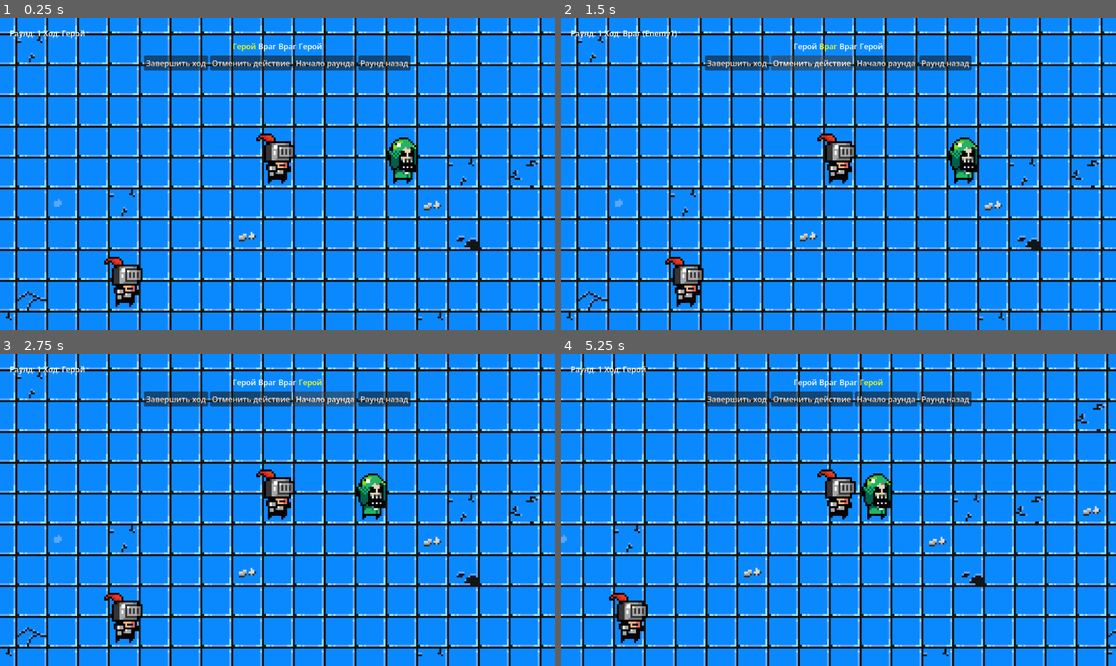
Above: before the commit, frames 1-4 (two rows, left to right).
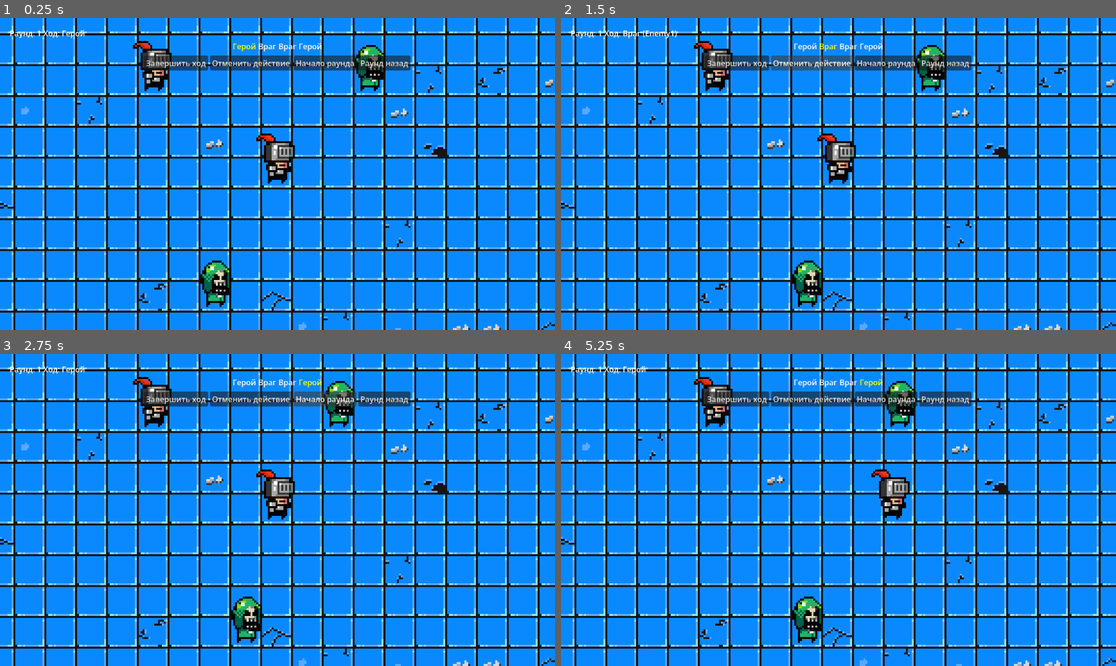
Above: after the commit, the same moments.

Repository: 2GAPUH/Vector-Zero
Game: Godot game, scene res://scenes/main_scene.tscn
Same seed, same stepped clock (60 frames per second), same inputs: the game is played once before the commit and once after it.
Inputs (mouse positions are in pixels of both pictures, inside the frame that each line leads up to):
- Up to frame 1 (0.25 s): no input
- Up to frame 2 (1.5 s): click "Завершить ход" at 0.5 s; click "Отменить действие" at 1.25 s
- Up to frame 3 (2.75 s): click "Начало раунда" at 2 s
- Up to frame 4 (5.25 s): click "Раунд назад" at 2.75 s; tap Enter at 3.5, 5 s; move the mouse to (960, 494) at 3.52 s; hold D (move_right) 3.53-4.25 s; click (960, 494) at 3.67 s; tap Space at 4.25 s; drag from (727, 525) to (838, 510) at 4.27 s; move the mouse to (894, 441) at 5.02 s; hold D (move_right) from 5.03 s (still down); click (894, 441) at 5.17 s

The runs differ from the first frame. In frame 1, 24% of the frame differs, in the area x 0-100%, y 0-100%; in frame 2, 24%; in frame 3, 24%; in frame 4, 32%.

Commit message:
New camera

Diff:
--- a/scenes/Hero.tscn
+++ b/scenes/Hero.tscn
@@ -10,6 +10,3 @@
 position = Vector2(-1, -8)
 region_enabled = true
 region_rect = Rect2(5, 70, 20, 26)
-
-[node name="Camera2D" type="Camera2D" parent="." index="2" unique_id=885966426]
-zoom = Vector2(4, 4)
--- a/scenes/main_scene.tscn
+++ b/scenes/main_scene.tscn
@@ -4,6 +4,7 @@
 [ext_resource type="PackedScene" uid="uid://li7s6s3vfqy5" path="res://scenes/Hero.tscn" id="2_hero"]
 [ext_resource type="PackedScene" uid="uid://c188jc37oogn1" path="res://Levels/Level2.tscn" id="2_pw63i"]
 [ext_resource type="PackedScene" uid="uid://d0vvc8jpfp1fs" path="res://scenes/Enemy.tscn" id="3_7ykc4"]
+[ext_resource type="Script" uid="uid://deuh7atxj3ug5" path="res://scripts/camera_controller.gd" id="4_camera"]
 [ext_resource type="Script" uid="uid://c624clpauydlq" path="res://scripts/game_ui.gd" id="7_c16ls"]
 
 [sub_resource type="LabelSettings" id="LabelSettings_18nlu"]
@@ -13,11 +14,15 @@
 
 [node name="Level" parent="." unique_id=1067966923 instance=ExtResource("2_pw63i")]
 
+[node name="Camera" type="Camera2D" parent="." unique_id=1000000001]
+zoom = Vector2(4, 4)
+script = ExtResource("4_camera")
+
 [node name="Hero1" parent="." unique_id=189305187 instance=ExtResource("2_hero")]
-position = Vector2(-9, -40)
+position = Vector2(8, 8)
 
 [node name="Hero2" parent="." unique_id=946153565 instance=ExtResource("2_hero")]
-position = Vector2(-88, 24)
+position = Vector2(-56, -40)
 
 [node name="Enemy1" parent="." unique_id=375039919 instance=ExtResource("3_7ykc4")]
 position = Vector2(-24, 72)
@@ -36,7 +41,7 @@
 grow_vertical = 2
 script = ExtResource("7_c16ls")
 
-[node name="VBoxContainer" type="VBoxContainer" parent="CanvasLayer/GameUI" unique_id=2111893668]
+[node name="VBoxContainer" type="VBoxContainer" parent="CanvasLayer/GameUI" unique_id=2122107085]
 layout_mode = 1
 anchors_preset = 15
 anchor_right = 1.0
@@ -48,48 +53,48 @@
 grow_horizontal = 2
 grow_vertical = 2
 
-[node name="InfoContainer" type="HBoxContainer" parent="CanvasLayer/GameUI/VBoxContainer" unique_id=1894769176]
+[node name="InfoContainer" type="HBoxContainer" parent="CanvasLayer/GameUI/VBoxContainer" unique_id=1348967830]
 layout_mode = 2
 
-[node name="RoundLabel" type="Label" parent="CanvasLayer/GameUI/VBoxContainer/InfoContainer" unique_id=291062178]
+[node name="RoundLabel" type="Label" parent="CanvasLayer/GameUI/VBoxContainer/InfoContainer" unique_id=1918291346]
 layout_mode = 2
 text = "Раунд: 1"
 label_settings = SubResource("LabelSettings_18nlu")
 
-[node name="TurnLabel" type="Label" parent="CanvasLayer/GameUI/VBoxContainer/InfoContainer" unique_id=1297532587]
+[node name="TurnLabel" type="Label" parent="CanvasLayer/GameUI/VBoxContainer/InfoContainer" unique_id=1086599988]
 layout_mode = 2
 text = "Ход: Ожидание..."
 label_settings = SubResource("LabelSettings_18nlu")
 
-[node name="TurnOrderContainer" type="HBoxContainer" parent="CanvasLayer/GameUI/VBoxContainer" unique_id=1668305334]
+[node name="TurnOrderContainer" type="HBoxContainer" parent="CanvasLayer/GameUI/VBoxContainer" unique_id=1621863971]
 layout_mode = 2
 alignment = 1
 
-[node name="MessageContainer" type="Control" parent="CanvasLayer/GameUI/VBoxContainer" unique_id=444456888]
+[node name="MessageContainer" type="Control" parent="CanvasLayer/GameUI/VBoxContainer" unique_id=1592574034]
 layout_mode = 2
 
-[node name="MessageLabel" type="Label" parent="CanvasLayer/GameUI/VBoxContainer/MessageContainer" unique_id=1274707551]
+[node name="MessageLabel" type="Label" parent="CanvasLayer/GameUI/VBoxContainer/MessageContainer" unique_id=452918371]
 visible = false
 layout_mode = 0
 text = "Сообщение"
 label_settings = SubResource("LabelSettings_18nlu")
 
-[node name="ButtonContainer" type="HBoxContainer" parent="CanvasLayer/GameUI/VBoxContainer" unique_id=1001525889]
+[node name="ButtonContainer" type="HBoxContainer" parent="CanvasLayer/GameUI/VBoxContainer" unique_id=1623564169]
 layout_mode = 2
 alignment = 1
 
-[node name="EndTurnButton" type="Button" parent="CanvasLayer/GameUI/VBoxContainer/ButtonContainer" unique_id=773207720]
+[node name="EndTurnButton" type="Button" parent="CanvasLayer/GameUI/VBoxContainer/ButtonContainer" unique_id=316007892]
 layout_mode = 2
 text = "Завершить ход"
 
-[node name="UndoLocalButton" type="Button" parent="CanvasLayer/GameUI/VBoxContainer/ButtonContainer" unique_id=1499637379]
+[node name="UndoLocalButton" type="Button" parent="CanvasLayer/GameUI/VBoxContainer/ButtonContainer" unique_id=105059053]
 layout_mode = 2
 text = "Отменить действие"
 
-[node name="UndoRoundStartButton" type="Button" parent="CanvasLayer/GameUI/VBoxContainer/ButtonContainer" unique_id=1584301615]
+[node name="UndoRoundStartButton" type="Button" parent="CanvasLayer/GameUI/VBoxContainer/ButtonContainer" unique_id=1213832195]
 layout_mode = 2
 text = "Начало раунда"
 
-[node name="UndoFullRoundButton" type="Button" parent="CanvasLayer/GameUI/VBoxContainer/ButtonContainer" unique_id=75437061]
+[node name="UndoFullRoundButton" type="Button" parent="CanvasLayer/GameUI/VBoxContainer/ButtonContainer" unique_id=710600251]
 layout_mode = 2
 text = "Раунд назад"
--- /dev/null
+++ b/scripts/camera_controller.gd
@@ -0,0 +1,126 @@
+extends Camera2D
+class_name CameraController
+
+# Скорость перемещения камеры к сущности (длительность в секундах)
+const MOVE_DURATION: float = 0.4
+
+# Зум камеры
+@export var camera_zoom: Vector2 = Vector2(4, 4)
+
+# Состояние перетаскивания
+var _is_dragging: bool = false
+var _drag_start_pos: Vector2 = Vector2.ZERO
+var _drag_camera_start_pos: Vector2 = Vector2.ZERO
+
+# Текущая анимация перемещения
+var _move_tween: Tween = null
+
+
+func _ready() -> void:
+	zoom = camera_zoom
+	# Камера активна сразу
+	make_current()
+
+
+func _process(_delta: float) -> void:
+	_handle_drag()
+
+
+# Обработка перетаскивания правой кнопкой мыши
+func _handle_drag() -> void:
+	# Начало перетаскивания
+	if Input.is_mouse_button_pressed(MOUSE_BUTTON_RIGHT) and not _is_dragging:
+		_start_drag()
+
+	# Окончание перетаскивания
+	if not Input.is_mouse_button_pressed(MOUSE_BUTTON_RIGHT) and _is_dragging:
+		_end_drag()
+
+	# Перетаскивание
+	if _is_dragging:
+		_update_drag()
+
+
+func _start_drag() -> void:
+	_is_dragging = true
+	_drag_start_pos = get_global_mouse_position()
+	_drag_camera_start_pos = global_position
+
+	# Отменяем текущую анимацию перемещения
+	if _move_tween and _move_tween.is_valid():
+		_move_tween.kill()
+
+
+func _end_drag() -> void:
+	_is_dragging = false
+
+
+func _update_drag() -> void:
+	var current_mouse_pos: Vector2 = get_global_mouse_position()
+	var delta: Vector2 = _drag_start_pos - current_mouse_pos
+	global_position = _drag_camera_start_pos + delta
+
+
+# Проверить, видна ли сущность в камере
+func is_entity_visible(entity: Entity) -> bool:
+	var entity_pos: Vector2 = entity.global_position
+	var camera_pos: Vector2 = global_position
+
+	# Размер видимой области с учётом зума
+	var viewport_size: Vector2 = get_viewport_rect().size
+	var visible_size: Vector2 = viewport_size / zoom
+
+	# Границы видимости
+	var half_visible: Vector2 = visible_size / 2
+	var left: float = camera_pos.x - half_visible.x
+	var right: float = camera_pos.x + half_visible.x
+	var top: float = camera_pos.y - half_visible.y
+	var bottom: float = camera_pos.y + half_visible.y
+
+	# Проверяем, находится ли сущность в границах
+	return entity_pos.x >= left and entity_pos.x <= right and entity_pos.y >= top and entity_pos.y <= bottom
+
+
+# Плавно переместить камеру к сущности
+func move_to_entity(entity: Entity) -> void:
+	# Если сущность уже видна, не перемещаем
+	if is_entity_visible(entity):
+		return
+
+	# Отменяем предыдущую анимацию
+	if _move_tween and _move_tween.is_valid():
+		_move_tween.kill()
+
+	# Создаём новую анимацию
+	_move_tween = create_tween()
+	_move_tween.tween_property(self, "global_position", entity.global_position, MOVE_DURATION).set_trans(Tween.TRANS_SINE).set_ease(Tween.EASE_OUT)
+
+
+# Переместить камеру к сущности и ждать завершения
+func move_to_entity_async(entity: Entity) -> void:
+	# Если сущность уже видна, не перемещаем
+	if is_entity_visible(entity):
+		return
+
+	# Отменяем предыдущую анимацию
+	if _move_tween and _move_tween.is_valid():
+		_move_tween.kill()
+
+	# Создаём новую анимацию
+	_move_tween = create_tween()
+	_move_tween.tween_property(self, "global_position", entity.global_position, MOVE_DURATION).set_trans(Tween.TRANS_SINE).set_ease(Tween.EASE_OUT)
+
+	# Ждём завершения анимации
+	await _move_tween.finished
+
+
+# Мгновенно переместить камеру к позиции
+func teleport_to(pos: Vector2) -> void:
+	if _move_tween and _move_tween.is_valid():
+		_move_tween.kill()
+	global_position = pos
+
+
+# Мгновенно переместить камеру к сущности
+func teleport_to_entity(entity: Entity) -> void:
+	teleport_to(entity.global_position)
--- a/scripts/main_scene.gd
+++ b/scripts/main_scene.gd
@@ -2,6 +2,7 @@
 
 # Ссылки на узлы
 @onready var level: Level = $Level
+@onready var camera: CameraController = $Camera
 @onready var game_ui: Control = $CanvasLayer/GameUI
 
 # Герои
@@ -49,6 +50,7 @@
 func _connect_signals() -> void:
 	# Сигналы RoundManager
 	round_manager.round_started.connect(_on_round_started)
+	round_manager.turn_preparing.connect(_on_turn_preparing)
 	round_manager.turn_started.connect(_on_turn_started)
 	round_manager.turn_finished.connect(_on_turn_finished)
 	round_manager.round_finished.connect(_on_round_finished)
@@ -73,6 +75,10 @@
 	# Передаём порядок ходов в UI
 	game_ui.set_turn_order(round_manager.get_turn_order())
 
+	# Перемещаем камеру к первому герою
+	if heroes.size() > 0:
+		camera.teleport_to_entity(heroes[0])
+
 	round_manager.start_game()
 
 
@@ -82,6 +88,16 @@
 	print("=== Round ", round_number, " started ===")
 	game_ui.update_round_text(round_number)
 	history_manager.start_new_round(round_number)
+
+
+func _on_turn_preparing(entity: Entity) -> void:
+	print("Turn preparing: ", entity.name)
+
+	# Перемещаем камеру к сущности (плавно, если не видна)
+	await camera.move_to_entity_async(entity)
+
+	# Подтверждаем начало хода
+	round_manager.confirm_turn_start()
 
 
 func _on_turn_started(entity: Entity) -> void:
--- a/scripts/round_manager.gd
+++ b/scripts/round_manager.gd
@@ -3,7 +3,8 @@
 
 # Сигналы для оповещения о событиях
 signal round_started(round_number: int)
-signal turn_started(entity: Entity)
+signal turn_preparing(entity: Entity)      # Перед началом хода (камера перемещается)
+signal turn_started(entity: Entity)        # Ход начался
 signal turn_finished(entity: Entity)
 signal round_finished(round_number: int)
 
@@ -19,123 +20,143 @@
 # Сущность, которая ходит сейчас
 var _current_entity: Entity = null
 
+# Флаг: ожидание подтверждения начала хода
+var _waiting_for_turn_confirm: bool = false
+
 
 func initialize(entities: Array[Entity]) -> void:
-        # Очищаем и перемешиваем
-        _turn_order.clear()
+	# Очищаем и перемешиваем
+	_turn_order.clear()
 
-        # Копируем только действующие сущности
-        for entity: Entity in entities:
-                _turn_order.append(entity)
+	# Копируем только действующие сущности
+	for entity: Entity in entities:
+		_turn_order.append(entity)
 
-        # Перемешиваем порядок (случайно)
-        _shuffle_turn_order()
+	# Перемешиваем порядок (случайно)
+	_shuffle_turn_order()
 
-        _round_number = 0
-        _turn_index = 0
-        _is_active = false
+	_round_number = 0
+	_turn_index = 0
+	_is_active = false
 
 
 func _shuffle_turn_order() -> void:
-        # Алгоритм Fisher-Yates для перемешивания
-        var rng: RandomNumberGenerator = RandomNumberGenerator.new()
-        rng.randomize()
+	# Алгоритм Fisher-Yates для перемешивания
+	var rng: RandomNumberGenerator = RandomNumberGenerator.new()
+	rng.randomize()
 
-        for i: int in range(_turn_order.size() - 1, 0, -1):
-                var j: int = rng.randi_range(0, i)
-                var temp: Entity = _turn_order[i]
-                _turn_order[i] = _turn_order[j]
-                _turn_order[j] = temp
+	for i: int in range(_turn_order.size() - 1, 0, -1):
+		var j: int = rng.randi_range(0, i)
+		var temp: Entity = _turn_order[i]
+		_turn_order[i] = _turn_order[j]
+		_turn_order[j] = temp
 
 
 func start_game() -> void:
-        _is_active = true
-        _start_round()
+	_is_active = true
+	_start_round()
 
 
 func _start_round() -> void:
-        _round_number += 1
-        _turn_index = 0
+	_round_number += 1
+	_turn_index = 0
 
-        emit_signal("round_started", _round_number)
+	emit_signal("round_started", _round_number)
 
-        _start_current_turn()
+	_prepare_current_turn()
 
 
-func _start_current_turn() -> void:
-        if not _is_active:
-                return
+# Подготовка хода (камера перемещается)
+func _prepare_current_turn() -> void:
+	if not _is_active:
+		return
 
-        if _turn_index >= _turn_order.size():
-                # Раунд закончен
-                _on_round_finished()
-                return
+	if _turn_index >= _turn_order.size():
+		# Раунд закончен
+		_on_round_finished()
+		return
 
-        _current_entity = _turn_order[_turn_index]
-        emit_signal("turn_started", _current_entity)
+	_current_entity = _turn_order[_turn_index]
+	_waiting_for_turn_confirm = true
 
-        # Подписываемся на завершение хода
-        if not _current_entity.is_connected("turn_finished", _on_entity_turn_finished):
-                _current_entity.connect("turn_finished", _on_entity_turn_finished)
+	# Уведомляем о подготовке хода (камера должна переместиться)
+	emit_signal("turn_preparing", _current_entity)
 
-        # Запускаем ход сущности
-        _current_entity._start_turn()
+
+# Подтверждение начала хода (вызывается после перемещения камеры)
+func confirm_turn_start() -> void:
+	if not _waiting_for_turn_confirm:
+		return
+
+	_waiting_for_turn_confirm = false
+
+	# Подписываемся на завершение хода
+	if not _current_entity.is_connected("turn_finished", _on_entity_turn_finished):
+		_current_entity.connect("turn_finished", _on_entity_turn_finished)
+
+	# Уведомляем о начале хода
+	emit_signal("turn_started", _current_entity)
+
+	# Запускаем ход сущности
+	_current_entity._start_turn()
 
 
 func _on_entity_turn_finished() -> void:
-        emit_signal("turn_finished", _current_entity)
-        _turn_index += 1
+	emit_signal("turn_finished", _current_entity)
+	_turn_index += 1
 
-        # Задержка перед следующим ходом
-        await get_tree().create_timer(TURN_DELAY).timeout
-        _start_current_turn()
+	# Задержка перед следующим ходом
+	await get_tree().create_timer(TURN_DELAY).timeout
+	_prepare_current_turn()
 
 
 func _on_round_finished() -> void:
-        emit_signal("round_finished", _round_number)
+	emit_signal("round_finished", _round_number)
 
-        # Начинаем новый раунд
-        call_deferred("_start_round")
+	# Начинаем новый раунд
+	call_deferred("_start_round")
 
 
 # Перезапуск текущего раунда (для отката)
 func restart_current_round() -> void:
-        _turn_index = 0
-        emit_signal("round_started", _round_number)
-        _start_current_turn()
+	_turn_index = 0
+	_waiting_for_turn_confirm = false
+	emit_signal("round_started", _round_number)
+	_prepare_current_turn()
 
 
 # Начать предыдущий раунд (для глобального отката)
 func start_previous_round() -> void:
-        _round_number -= 1
-        _turn_index = 0
-        emit_signal("round_started", _round_number)
-        _start_current_turn()
+	_round_number -= 1
+	_turn_index = 0
+	_waiting_for_turn_confirm = false
+	emit_signal("round_started", _round_number)
+	_prepare_current_turn()
 
 
 func pause() -> void:
-        _is_active = false
+	_is_active = false
 
 
 func resume() -> void:
-        _is_active = true
+	_is_active = true
 
 
 func get_current_entity() -> Entity:
-        return _current_entity
+	return _current_entity
 
 
 func get_current_round() -> int:
-        return _round_number
+	return _round_number
 
 
 func is_hero_turn() -> bool:
-        return _current_entity is Hero
+	return _current_entity is Hero
 
 
 func get_turn_order() -> Array[Entity]:
-        return _turn_order.duplicate()
+	return _turn_order.duplicate()
 
 
 func is_active() -> bool:
-        return _is_active
+	return _is_active
